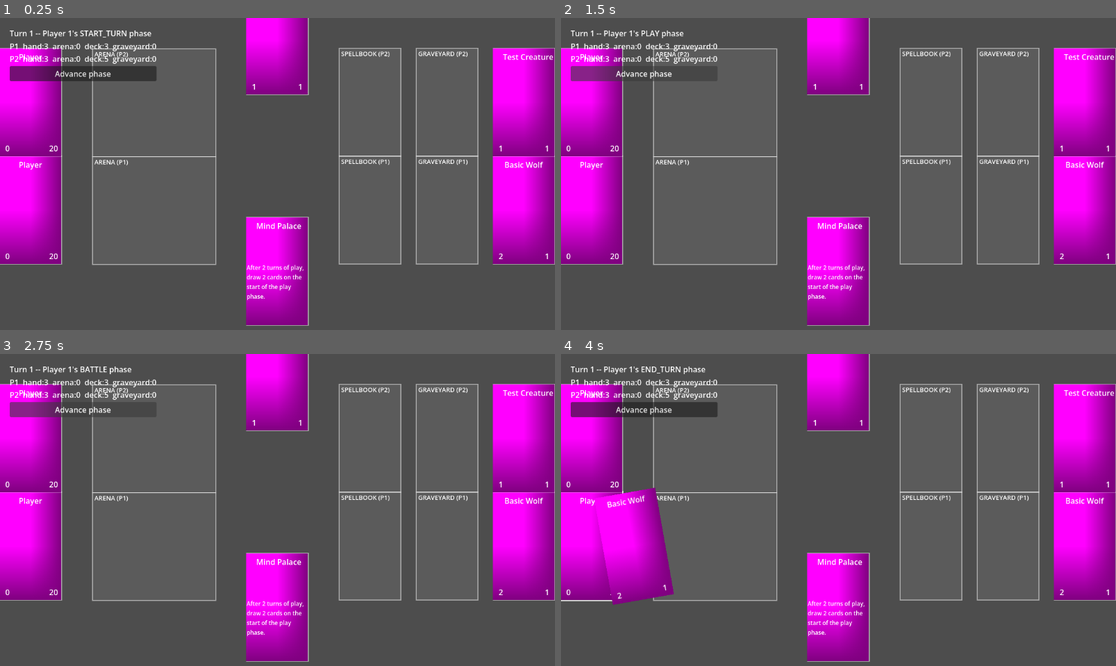
Above: before the commit, frames 1-4 (two rows, left to right).
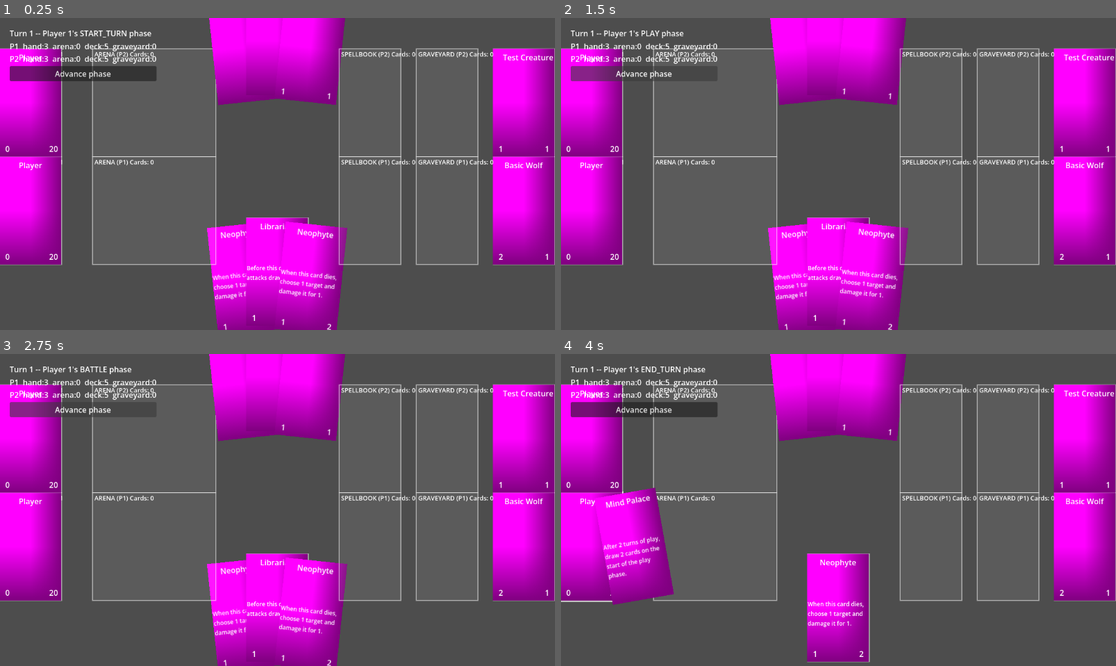
Above: after the commit, the same moments.

Repository: KT0mi/KT0mi_Card_Game_Godot
Game: Godot game, scene res://Scenes/TestScene.tscn
Two runs of this game, one before a commit and one after it. Both use one fixed random seed, a clock stepped at 60 frames per second and the inputs below.
Inputs (mouse positions are in pixels of both pictures, inside the frame that each line leads up to):
- Up to frame 1 (0.25 s): no input
- Up to frame 2 (1.5 s): click "Advance phase" at 0.5 s; click "Advance phase" at 1.25 s
- Up to frame 3 (2.75 s): click "Advance phase" at 2 s
- Up to frame 4 (4 s): tap Enter at 2.75 s; drag from (1082, 547) to (594, 547) at 2.77 s; drag from (1082, 547) to (594, 547) at 3.52 s

The runs differ from the first frame. In frame 1, 12% of the frame differs, in the area x 0-100%, y 0-100%; in frame 2, 12%; in frame 3, 12%; in frame 4, 6.7%.

Commit message:
Added arrangement enums and different arrangement behaviors for card holder, added debug option to card holder and refresh method of debug on _arrange_cards

Diff:
--- /dev/null
+++ b/Cards/BloodEmpire/ablution.gd
@@ -0,0 +1,16 @@
+extends SpellCardDefinition
+
+func _init() -> void:
+	id = &"ablution"
+	card_name = "Ablution"
+	card_text = "Choose 1 creature from your board: +1 Attack, -1 Endurance"
+	cast_type = SpellCardDefinition.CastType.INSTANT
+	sets = [&"blood_empire"]
+
+func resolve_effect(card: CardInstance, event: PlayCardEvent) -> void:
+	var targetA : Array = await ChoiceManager.request(
+		"Choose 1 creature from your board",
+		card.owner.arena.duplicate())
+	var t : CardInstance = targetA[0]
+
+	t.current_endurance -= 1
--- /dev/null
+++ b/Cards/BloodEmpire/lucta.gd
@@ -0,0 +1,12 @@
+extends SpellCardDefinition
+
+func _init() -> void:
+	id = &"lucta"
+	card_name = "Lucta"
+	card_text = "Sacrifice 1 health and deal 2 damage to opponent."
+	cast_type = SpellCardDefinition.CastType.INSTANT
+	sets = [&"blood_empire"]
+
+func resolve_effect(card: CardInstance, event: PlayCardEvent) -> void:
+	DamagePipeline.apply_damage(card.owner.player_zone[0], 1)
+	DamagePipeline.apply_damage(GameState.opponent_of(card.owner).player_zone[0], 2)
--- a/Decks/PlayerDeck.tres
+++ b/Decks/PlayerDeck.tres
@@ -5,5 +5,5 @@
 [resource]
 script = ExtResource("1_vtkis")
 deck_name = "Player Deck"
-card_ids = Array[StringName]([&"mind_palace", &"mind_palace", &"basic_wolf", &"basic_wolf", &"basic_wolf", &"basic_wolf"])
+card_ids = Array[StringName]([&"mind_palace", &"mind_palace", &"basic_wolf", &"basic_wolf", &"librarian", &"librarian", &"neophyte", &"neophyte"])
 metadata/_custom_type_script = "uid://byj4jqh3sw4qv"
--- a/Scenes/ArenaHolder.tscn
+++ b/Scenes/ArenaHolder.tscn
@@ -10,5 +10,4 @@
 capacity = 3
 
 [node name="CollisionShape2D" type="CollisionShape2D" parent="." unique_id=530572234]
-position = Vector2(128, 112)
 shape = SubResource("RectangleShape2D_6f5jx")
--- a/Scenes/TestScene.tscn
+++ b/Scenes/TestScene.tscn
@@ -10,62 +10,68 @@
 player_one_deck = ExtResource("2_iufkg")
 
 [node name="P1Deck" parent="." unique_id=2121250337 instance=ExtResource("2_8k7wh")]
-position = Vector2(1088, 399)
+position = Vector2(1088, 400)
 capacity = -1
 zone_type = 2
 
 [node name="P1PlayerZone" parent="." unique_id=2061988723 instance=ExtResource("2_8k7wh")]
-position = Vector2(64, 399)
+position = Vector2(64, 400)
 zone_type = 4
 
 [node name="P1Hand" parent="." unique_id=510289264 instance=ExtResource("2_8k7wh")]
-position = Vector2(576, 526)
+position = Vector2(576, 527)
 capacity = -1
 zone_type = 0
+arrangement = 2
 
 [node name="P1Arena" parent="." unique_id=262156364 instance=ExtResource("3_8k7wh")]
-position = Vector2(192, 288)
+position = Vector2(320, 400)
+arrangement = 1
+card_spacing = 145.0
 
 [node name="P1Graveyard" parent="." unique_id=1817713873 instance=ExtResource("2_8k7wh")]
-position = Vector2(928, 399)
+position = Vector2(928, 400)
 capacity = -1
 zone_type = 3
 
 [node name="P1Spellbook" parent="." unique_id=2068139386 instance=ExtResource("2_8k7wh")]
-position = Vector2(768, 399)
+position = Vector2(768, 400)
 capacity = -1
 zone_type = 5
 
 [node name="P2Arena" parent="." unique_id=1267337120 instance=ExtResource("3_8k7wh")]
-position = Vector2(192, 64)
+position = Vector2(320, 176)
 rotation = -6.2831855
 owner_is_player_one = false
+arrangement = 1
+card_spacing = 145.0
 
 [node name="P2Deck" parent="." unique_id=498374642 instance=ExtResource("2_8k7wh")]
-position = Vector2(1088, 175)
+position = Vector2(1088, 176)
 capacity = -1
 owner_is_player_one = false
 zone_type = 2
 
 [node name="P2PlayerZone" parent="." unique_id=1116025579 instance=ExtResource("2_8k7wh")]
-position = Vector2(64, 175)
+position = Vector2(64, 176)
 owner_is_player_one = false
 zone_type = 4
 
 [node name="P2Hand" parent="." unique_id=1733684403 instance=ExtResource("2_8k7wh")]
-position = Vector2(576, 47)
+position = Vector2(576, 48)
 capacity = -1
 owner_is_player_one = false
 zone_type = 0
+arrangement = 2
 
 [node name="P2Graveyard" parent="." unique_id=796521439 instance=ExtResource("2_8k7wh")]
-position = Vector2(928, 175)
+position = Vector2(928, 176)
 capacity = -1
 owner_is_player_one = false
 zone_type = 3
 
 [node name="P2Spellbook" parent="." unique_id=1497827241 instance=ExtResource("2_8k7wh")]
-position = Vector2(768, 175)
+position = Vector2(768, 176)
 capacity = -1
 owner_is_player_one = false
 zone_type = 5
--- a/Scripts/GameActions.gd
+++ b/Scripts/GameActions.gd
@@ -10,6 +10,10 @@
 	print("GameActions: Requested try_play_card action")
 	if TurnController.current_phase != TurnController.Phase.PLAY:
 		print("GameActions: Failed try_play_card action. Reason: Not in play phase")
+		return false
+
+	if TurnController.current_player != player:
+		print("GameActions: Failed try_play_card action: Reason: Not active player")
 		return false
 
 	if card.is_creature() and not player.can_add_to_arena():
--- a/Scripts/SceneScripts/card.gd
+++ b/Scripts/SceneScripts/card.gd
@@ -13,6 +13,9 @@
 
 var dragging: bool = false
 var velocity: Vector2 = Vector2.ZERO
+var rest_rotation_degrees: float = 0.0
+func set_rest_rotation(degrees: float) -> void:
+	rest_rotation_degrees = degrees
 
 static var _active_drag: Card = null
 const HOVER_Z_INDEX := 100
@@ -102,7 +105,7 @@
 
 		rotation_degrees = clamp(velocity.x * tilt_strength, -max_tilt_degrees, max_tilt_degrees)
 	else:
-		rotation_degrees = move_toward(rotation_degrees, 0.0, tilt_recover_speed)
+		rotation_degrees = move_toward(rotation_degrees, rest_rotation_degrees, tilt_recover_speed)
 
 
 func _start_drag() -> void:
--- a/Scripts/SceneScripts/card_holder.gd
+++ b/Scripts/SceneScripts/card_holder.gd
@@ -2,14 +2,19 @@
 class_name CardHolder
 
 ##-1 means unlimited
+@export_category("Game Logic Variables")
 @export var capacity: int = -1
-
-@export var snap_duration: float = 0.15
-
 @export var owner_is_player_one: bool = true
 @export var zone_type: Zone.Type = Zone.Type.ARENA
 
+@export_category("Visual Variable")
+@export var snap_duration: float = 0.15
 @export var show_debug_outline: bool = true
+enum Arrangement {STACK, ROW, FAN}
+@export var arrangement : Arrangement = Arrangement.STACK
+@export var card_spacing: float = 70.0
+@export var fan_angle_step_degrees: float = 6.0
+@export var fan_arc_height: float = 14.0
 
 var held_cards: Array[Card] = []
 
@@ -34,9 +39,10 @@
 	draw_rect(rect, Color(1, 1, 1, 0.08))
 	draw_rect(rect, Color(1, 1, 1, 0.5), false, 2.0)
 
-	var label := "%s (P%d)" % [
+	var label := "%s (P%d) Cards: %d" % [
 		Zone.Type.keys()[zone_type],
 		1 if owner_is_player_one else 2,
+		held_cards.size()
 	]
 	draw_string(ThemeDB.fallback_font, rect.position + Vector2(4, 16), label,
 		HORIZONTAL_ALIGNMENT_LEFT, -1, 13)
@@ -62,10 +68,34 @@
 	_arrange_cards()
 
 func _arrange_cards() -> void:
-	for i in held_cards.size():
+	var count := held_cards.size()
+	for i in count:
 		var card := held_cards[i]
-		var target_local_pos := Vector2.ZERO
+		var target_pos := _target_position(i, count)
+		var target_rot := _target_rotation(i, count)
+
+		card.set_rest_rotation(target_rot)
 
 		var tween := create_tween()
-		tween.tween_property(card, "position", target_local_pos, snap_duration) \
+		tween.tween_property(card, "position", target_pos, snap_duration) \
 			.set_trans(Tween.TRANS_CUBIC).set_ease(Tween.EASE_OUT)
+
+	queue_redraw()
+
+func _target_position(i : int, count : int) -> Vector2:
+	match arrangement:
+		Arrangement.STACK:
+			return Vector2.ZERO
+		Arrangement.ROW:
+			return Vector2((i - (count - 1) / 2.0) * card_spacing, 0)
+		Arrangement.FAN:
+			var offset_from_center := i - (count - 1) / 2.0
+			return Vector2(offset_from_center * card_spacing, absf(offset_from_center) * fan_arc_height)
+		_:
+			return Vector2.ZERO
+
+func _target_rotation(i: int, count: int) -> float:
+	if arrangement != Arrangement.FAN:
+		return 0.0
+	var offset_from_center := i - (count - 1) / 2.0
+	return offset_from_center * fan_angle_step_degrees
Not shown, added: Cards/BloodEmpire/ablution.gd.uid
Not shown, added: Cards/BloodEmpire/lucta.gd.uid
